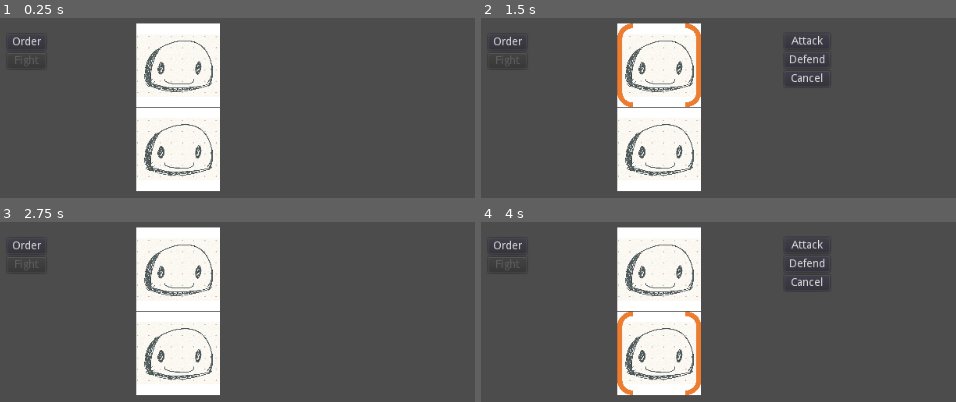
Above: before the commit, frames 1-4 (two rows, left to right).
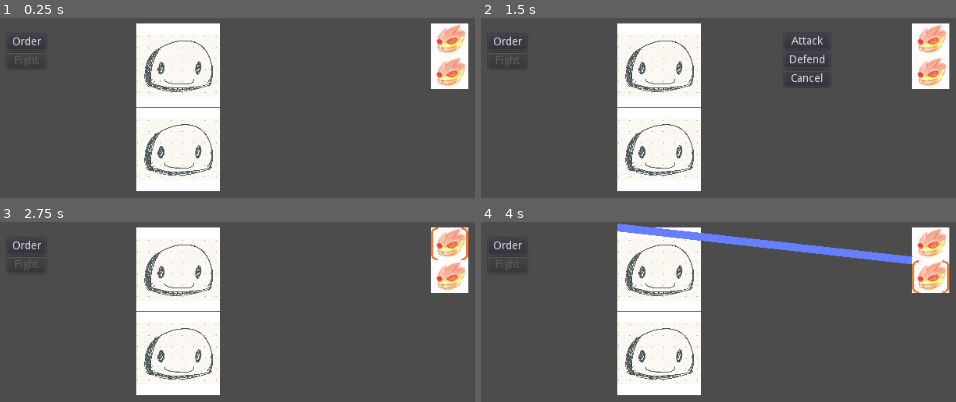
Above: after the commit, the same moments.

Repository: tangweejieleslie/phoenix_journey
Game: Godot game, scene res://Battle_v2/1_BattleManager.tscn
The game is run twice, just before and just after one commit, with the same random seed, the same clock (stepped at 60 frames per second) and the same inputs.
Inputs (mouse positions are in pixels of both pictures, inside the frame that each line leads up to):
- Up to frame 1 (0.25 s): no input
- Up to frame 2 (1.5 s): click "Order" at 0.5 s; click (661, 64) at 1.25 s
- Up to frame 3 (2.75 s): click "Attack" at 2 s
- Up to frame 4 (4 s): click (661, 353) at 2.77 s; click (932, 276) at 3.52 s

The runs differ from the first frame. In frame 1, 2.9% of the frame differs, in the area x 90-99%, y 2-40%; in frame 2, 4.1%; in frame 3, 2.9%; in frame 4, 7.5%, in the area x 28-99%, y 0-97%.

Commit message:
draw line

Diff:
--- a/Godot Working Folder/Battle_v2/1_BattleManager.gd
+++ b/Godot Working Folder/Battle_v2/1_BattleManager.gd
@@ -1,38 +1,52 @@
 extends Node2D
+
+var LineCount = 0
 
 var SkillSelectionPanelId
 # Called when the node enters the scene tree for the first time.
 func _ready():
-	DisableAll()
+	DisableAll($Allies)
+	DisableAll($Enemies)
 	HookSignalToAllies()
-	pass # Replace with function body.
+	HookSignalToEnemies()
+	UpdateEnemies()
 
-func DisableAll():
-	for child in $Allies.get_children():
+func _process(delta):
+	if LineCount == 2:
+		$ActionMenu/Fight.disabled = false
+		#print("Enabled Fight")
+
+func UpdateEnemies():
+	for unit in $Enemies.get_children():
+		unit.UpdateTexture("res://enemy_01.JPG")
+
+func DisableAll(target):
+	for child in target.get_children():
 		child.disabled = true
 		child.focus_mode =Control.FOCUS_NONE
 
-func EnableAll():
-	for child in $Allies.get_children():
+func EnableAll(target):
+	for child in target.get_children():
 		child.disabled = false
 		child.focus_mode =Control.FOCUS_ALL
 
-func FocusFirstUnit():
-	$Allies/Unit.grab_focus()
+func FocusFirstUnit(target):
+	target.get_node("Unit").grab_focus()
 
 func HookSignalToAllies():
 	for unit in $Allies.get_children():
 		unit.connect("Signal_SelectUnit", self, "UnitSelected")
 
+func HookSignalToEnemies():
+	for unit in $Enemies.get_children():
+		unit.connect("Signal_SelectUnit", self, "EnemySelected")
 
 func _on_Order_pressed():
-	EnableAll()
-	FocusFirstUnit()
+	EnableAll($Allies)
+	FocusFirstUnit($Allies)
 	pass # Replace with function body.
 
-func UnitSelected():
-	print("Unit selected")
-	InstantiateSkillSelection()
+
 
 func InstantiateSkillSelection():
 	var SkillPanel = preload("res://Battle_v2/2b_SkillSelection.tscn")
@@ -48,3 +62,50 @@
 func SkillSelected():
 	print("Skill is selected. Manager")
 	instance_from_id(SkillSelectionPanelId).queue_free()
+	TargetEnemies()
+
+func TargetEnemies():
+	EnableAll($Enemies)
+	FocusFirstUnit($Enemies)
+	pass
+
+func TargetAllies():
+	EnableAll($Allies)
+	FocusFirstUnit($Allies)
+	pass
+
+var start_id
+var end_id
+
+func UnitSelected(position):
+	print("Unit selected", position)
+	if start_id == null:
+		start_id = position
+	else:
+		if end_id == null:
+			end_id = position
+			DrawTargetLine()
+
+	DisableAll($Allies)
+	#TODO: need to enable after target selection
+	InstantiateSkillSelection()
+
+func EnemySelected(position):
+	if end_id == null:
+		end_id = position
+		DrawTargetLine()
+
+func DrawTargetLine():
+	print("drawing line")
+	print(start_id, "->", end_id)
+
+	var newLine = Line2D.new()
+	newLine.draw_line(start_id, end_id, Color(255,255,255,1), 5)
+	add_child(newLine)
+	newLine.add_point(start_id)
+	newLine.add_point(end_id)
+	LineCount += 1
+
+	print(LineCount)
+	start_id = null
+	end_id = null
--- a/Godot Working Folder/Battle_v2/1_BattleManager.tscn
+++ b/Godot Working Folder/Battle_v2/1_BattleManager.tscn
@@ -33,4 +33,10 @@
 margin_right = 2334.0
 margin_bottom = 2155.0
 
+[node name="Enemies" parent="." instance=ExtResource( 1 )]
+margin_left = 563.0
+margin_top = 7.0
+margin_right = 2711.0
+margin_bottom = 2155.0
+
 [connection signal="pressed" from="ActionMenu/Order" to="." method="_on_Order_pressed"]
--- a/Godot Working Folder/Battle_v2/2a_TargetSelection.gd
+++ b/Godot Working Folder/Battle_v2/2a_TargetSelection.gd
@@ -1,10 +1,4 @@
 extends GridContainer
-
-
-# Declare member variables here. Examples:
-# var a = 2
-# var b = "text"
-
 
 # Called when the node enters the scene tree for the first time.
 func _ready():
@@ -17,6 +11,6 @@
 	var u = UnitBase.instance()
 	add_child(u)
 
-# Called every frame. 'delta' is the elapsed time since the previous frame.
-#func _process(delta):
-#	pass
+
+func AddEnemy():
+	pass
--- a/Godot Working Folder/Battle_v2/2a_a_UnitBase.gd
+++ b/Godot Working Folder/Battle_v2/2a_a_UnitBase.gd
@@ -8,19 +8,27 @@
 
 # Called when the node enters the scene tree for the first time.
 func _ready():
+	# UpdateTexture("res://enemy_01.JPG")
 	pass # Replace with function body.
 
 # Things such as unit skills, stats, etc
 func InstantiateUnit():
 	pass
 
-# Called every frame. 'delta' is the elapsed time since the previous frame.
-#func _process(delta):
-#	pass
+func UpdateTexture(path):
+	var texture = ImageTexture.new()
+	var image = Image.new()
+	image.load("res://enemy_01.JPG")
+	texture.create_from_image(image)
+	self.texture_normal = texture
 
-signal Signal_SelectUnit
+signal Signal_SelectUnit(position)
+
+# There are different type of unit press. Unit press could be start or end.
 
 func _on_Unit_pressed():
 	print("Selected. Trigger Skills Selection")
-	emit_signal("Signal_SelectUnit")
+	print(self.rect_global_position)
+	var position = self.rect_global_position
+	emit_signal("Signal_SelectUnit", position )
 	pass # Replace with function body.
--- a/Godot Working Folder/Battle_v2/2b_a_SkillButton.gd
+++ b/Godot Working Folder/Battle_v2/2b_a_SkillButton.gd
@@ -8,4 +8,5 @@
 
 func _on_Skill_pressed():
 	print("SkillSelected")
+
 	emit_signal("Signal_SelectSkill")
Binary file added: Godot Working Folder/enemy_01.JPG
Not shown, added: Godot Working Folder/enemy_01.JPG.import
